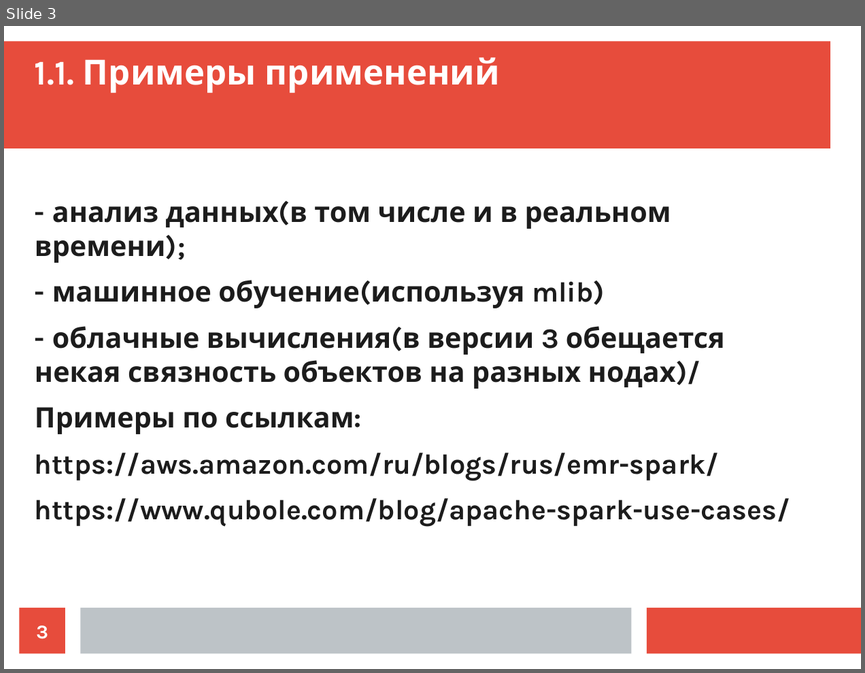
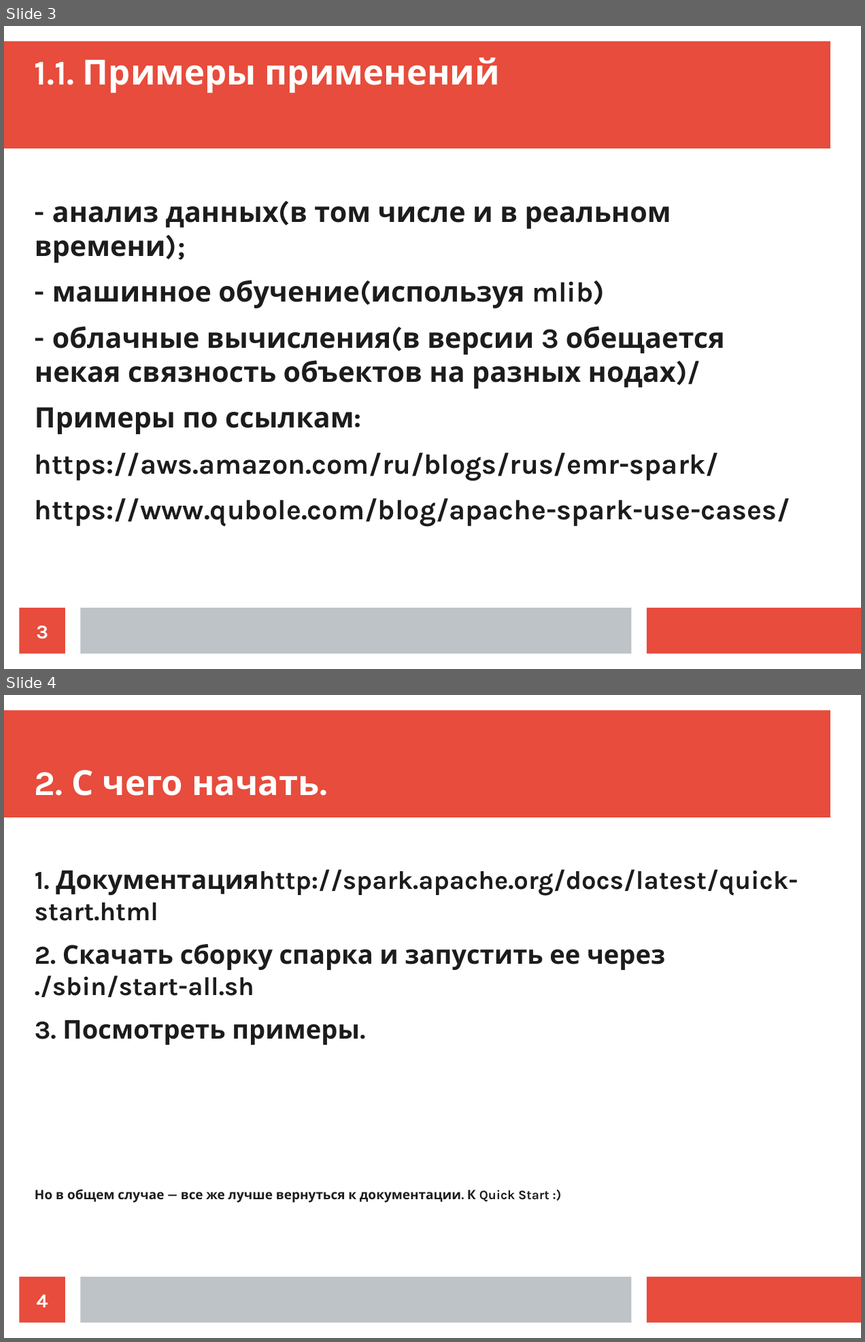
Before and after one commit to ilya1st/spark-samples, a slide deck: report_plan/report.odp. Shown one above the other, each under a label of ours: slide 3 before the commit, slides 3 and 4 after it. The pictures are 865x673 and 865x1342 pixels, drawn with LibreOffice and Linux fonts; fonts in the diff are those of the drawing. Boxes give left, top, right and bottom in pixels: in the first picture for what was removed or moved away, otherwise in the second. Text is boxed around its words. In the diff, an @@ line names an element or a change of style, - is before the commit and + after.

```diff
--- a/report_plan/report.odp
+++ b/report_plan/report.odp
@@ slide 4 added at [4, 695, 861, 1338], background #FFFFFF; not listed: 3 template elements that a slide beside it also shows @@
@@ title added at [35, 770, 320, 796], 32 pt, text #FFFFFF, bold @@
+2. С чего начать.
@@ text added at [35, 869, 798, 1202], 24.1 pt, text #1C1C1C, bold @@
+1. Документацияhttp://spark.apache.org/docs/latest/quick-start.html
+2. Скачать сборку спарка и запустить ее через ./sbin/start-all.sh
+3. Посмотреть примеры.
+Но в общем случае — все же лучше вернуться к документации. К Quick Start :)
@@ page number added at [20, 1276, 65, 1323], fill #E74C3C, 18 pt, text #FFFFFF, bold @@
+4
```
Also in this commit, not shown: 2 other slides added, 3 slides removed, 1 other file.
